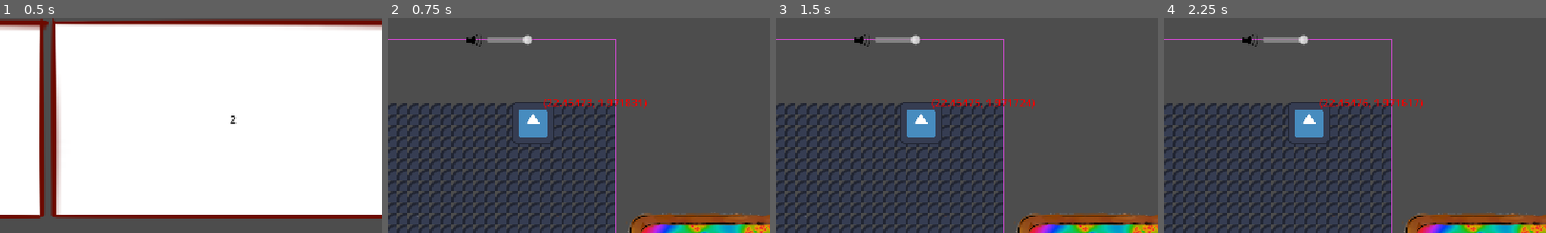
Above: before the commit, frames 1-4 (left to right).
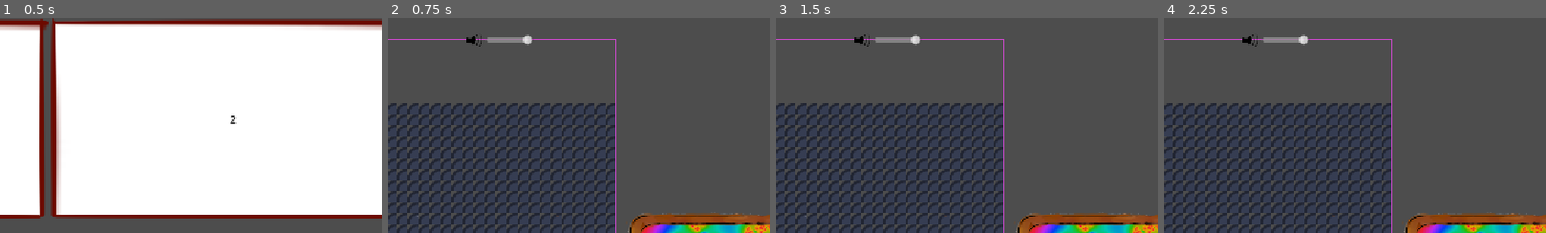
Above: after the commit, the same moments.

Repository: Wallted/ldjam-59
Game: Godot game, scene res://main.tscn
Same seed, same stepped clock (60 frames per second), same inputs: the game is played once before the commit and once after it. The engine's default icon, where the game draws it, is replaced by a stand-in: a white triangle on a blue panel in a dark square.
Inputs (mouse positions are % of the whole screen's width and height, from its top left):
- Up to frame 1 (0.5 s): no input
- Up to frame 2 (0.75 s): click "1" at 0.5 s
- Up to frame 3 (1.5 s): click (61, 24) at 1.27 s
- Up to frame 4 (2.25 s): click (61, 24) at 2.02 s
The pictures show only the part of the screen within x 42-92%, y 0-50%; the shares and areas given below are measured in that part.

Frame 1 is identical in both runs. In frame 2, 1.8% of the frame differs, in the area x 32-68%, y 37-59%; in frame 3, 1.8%; in frame 4, 1.8%.
Error after the commit: Parse Error: Expected closing "}" after dictionary elements. (res://species.gd:23)

Commit message:
rebranding and adding animals

Diff:
--- /dev/null
+++ b/animals/choripracter/choripracter.gd
@@ -0,0 +1,6 @@
+class_name Choripracter
+extends Chorister
+
+
+func _specific_math():
+	return sin(_phase * TAU)-cos(_phase * TAU*2)
--- /dev/null
+++ b/animals/delailer/delailer.gd
@@ -0,0 +1,6 @@
+class_name Delailer
+extends Chorister
+
+
+func _specific_math():
+	return sin(_phase * TAU)+sin(_phase * TAU*2)
--- a/animals/qudratoppator/qudratoppator.gd
+++ b/animals/qudratoppator/qudratoppator.gd
@@ -1,4 +1,5 @@
 class_name qudratoppator
+class_name Qudratoppator
 extends Chorister
 
 
--- /dev/null
+++ b/animals/tigereverber/tigereverber.gd
@@ -0,0 +1,6 @@
+class_name Tigereverber
+extends Chorister
+
+
+func _specific_math():
+	return sin(_phase * TAU)+sin(_phase * TAU*2)
--- a/grid_animal.tscn
+++ b/grid_animal.tscn
@@ -11,6 +11,7 @@
 offset_top = -68.0
 offset_right = 64.0
 offset_bottom = 60.0
+focus_mode = 0
 keep_pressed_outside = true
 
 [node name="Label" type="Label" parent="." unique_id=1701436103]
--- a/species.gd
+++ b/species.gd
@@ -1,13 +1,30 @@
 extends Node
 
 enum ChoristerEnum {
+	CHORIPRACTER,
 	SINOCEROS,
+	QUDRATOPPATOR,
+	OGGAZELE,
+	DELAILER,
+	TIGEREVERBER
 }
 
+
 var ChoristerMap = {
+	ChoristerEnum.CHORIPRACTER: Choripracter,
 	ChoristerEnum.SINOCEROS: Sinoceros,
+	ChoristerEnum.QUDRATOPPATOR: Qudratoppator,
+	ChoristerEnum.OGGAZELE: Oggazele,
+	ChoristerEnum.DELAILER: Delailer,
+	ChoristerEnum.TIGEREVERBER: Tigereverber
 }
 
 var ChoristerResMap = {
 	ChoristerEnum.SINOCEROS: preload("res://icon.svg")
+	ChoristerEnum.CHORIPRACTER:  preload("res://icon.svg"),
+	ChoristerEnum.SINOCEROS:  preload("res://icon.svg"),
+	ChoristerEnum.QUDRATOPPATOR:  preload("res://icon.svg"),
+	ChoristerEnum.OGGAZELE:  preload("res://icon.svg"),
+	ChoristerEnum.DELAILER:  preload("res://icon.svg"),
+	ChoristerEnum.TIGEREVERBER:  preload("res://icon.svg")
 }
Not shown, added: animals/choripracter/choripracter.gd.uid
Not shown, added: animals/delailer/delailer.gd.uid
Not shown, added: animals/tigereverber/tigereverber.gd.uid
